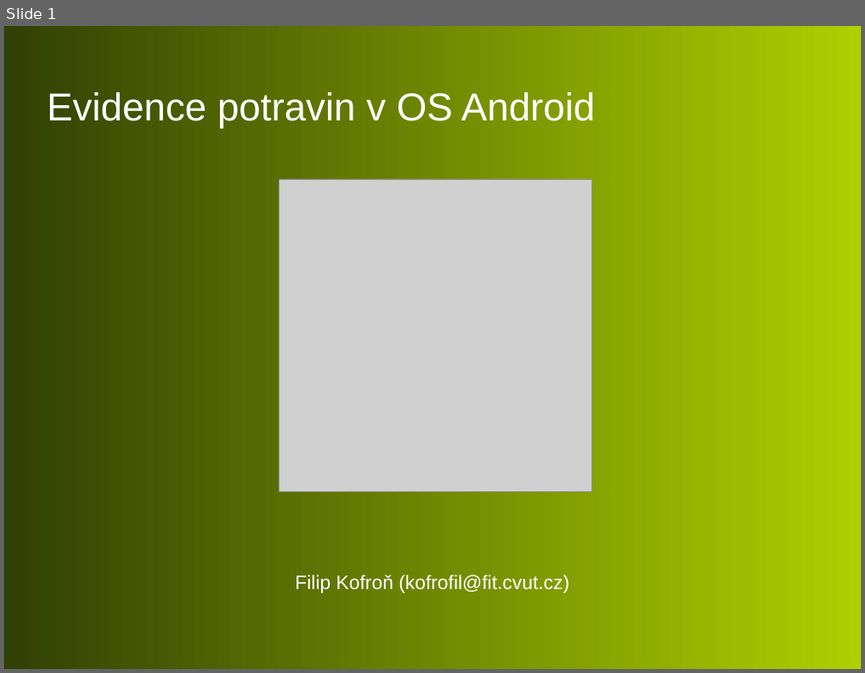
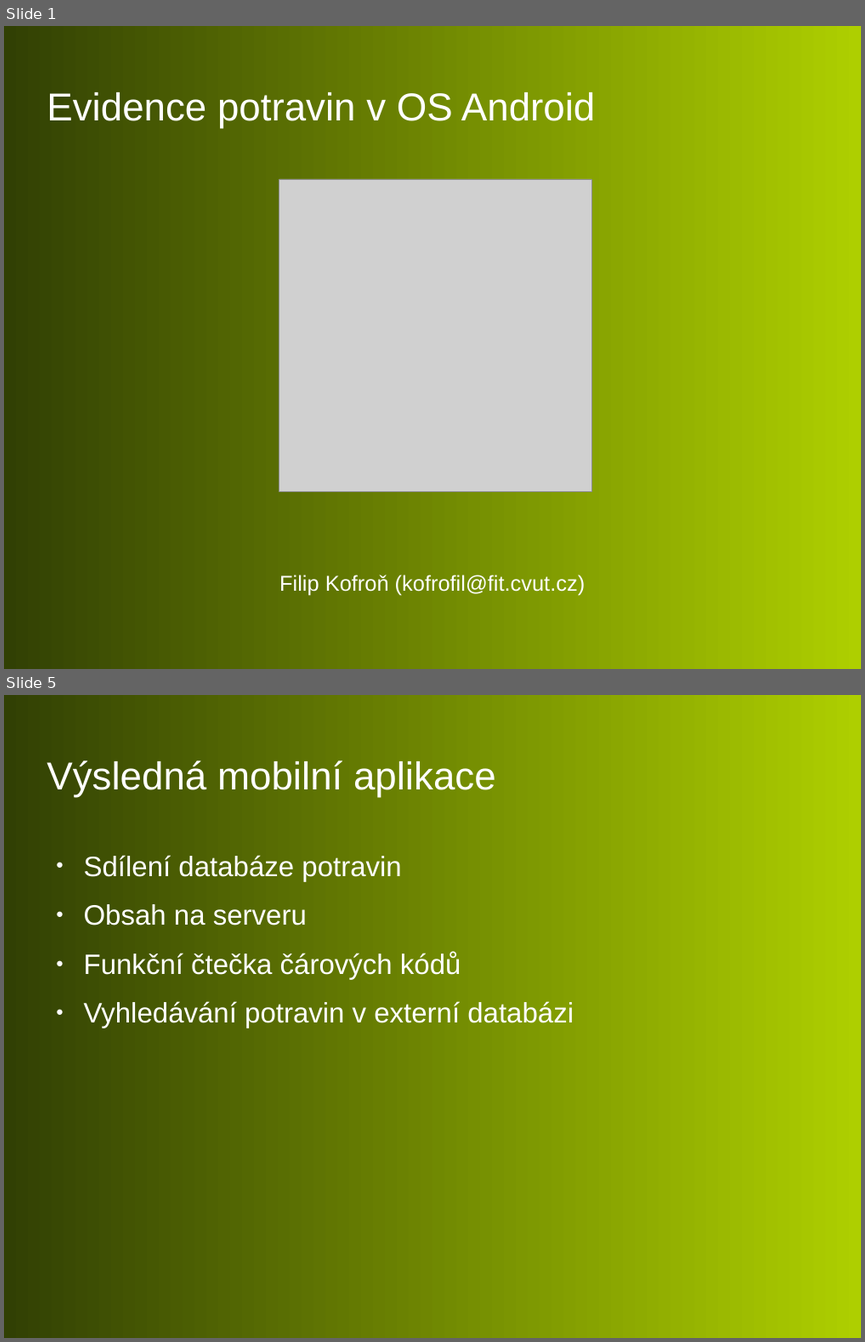
Before and after one commit to filipkofron/finals, a slide deck: obhajoba_filip_kofron.odp. Shown one above the other, each under a label of ours: slide 1 before the commit, slides 1 and 5 after it; the slides between them are not shown. The pictures are 865x673 and 865x1342 pixels, drawn with LibreOffice and Linux fonts; fonts in the diff are those of the drawing; grey boxes stand for pictures; background and template pictures are left out. Boxes give left, top, right and bottom in pixels: in the first picture for what was removed or moved away, otherwise in the second. Text is boxed around its words. In the diff, an @@ line names an element or a change of style, - is before the commit and + after.

```diff
--- a/obhajoba_filip_kofron.odp
+++ b/obhajoba_filip_kofron.odp
@@ slide 5 added at [4, 695, 861, 1338], background picture (left out) @@
@@ title added at [46, 760, 496, 798], 36 pt, text #FFFFFF @@
+Výsledná mobilní aplikace
@@ text added at [84, 855, 574, 1028], 26 pt, text #FFFFFF @@
+● Sdílení databáze potravin
+● Obsah na serveru
+● Funkční čtečka čárových kódů
+● Vyhledávání potravin v externí databázi
@@ slide 1 changed as well @@
@@ text "Filip Kofroň (kofrofil@fit.cvut.cz)" at [279, 574, 585, 596]: size 18 to 20 pt @@
```
Also in this commit, not shown: 6 other slides added.
